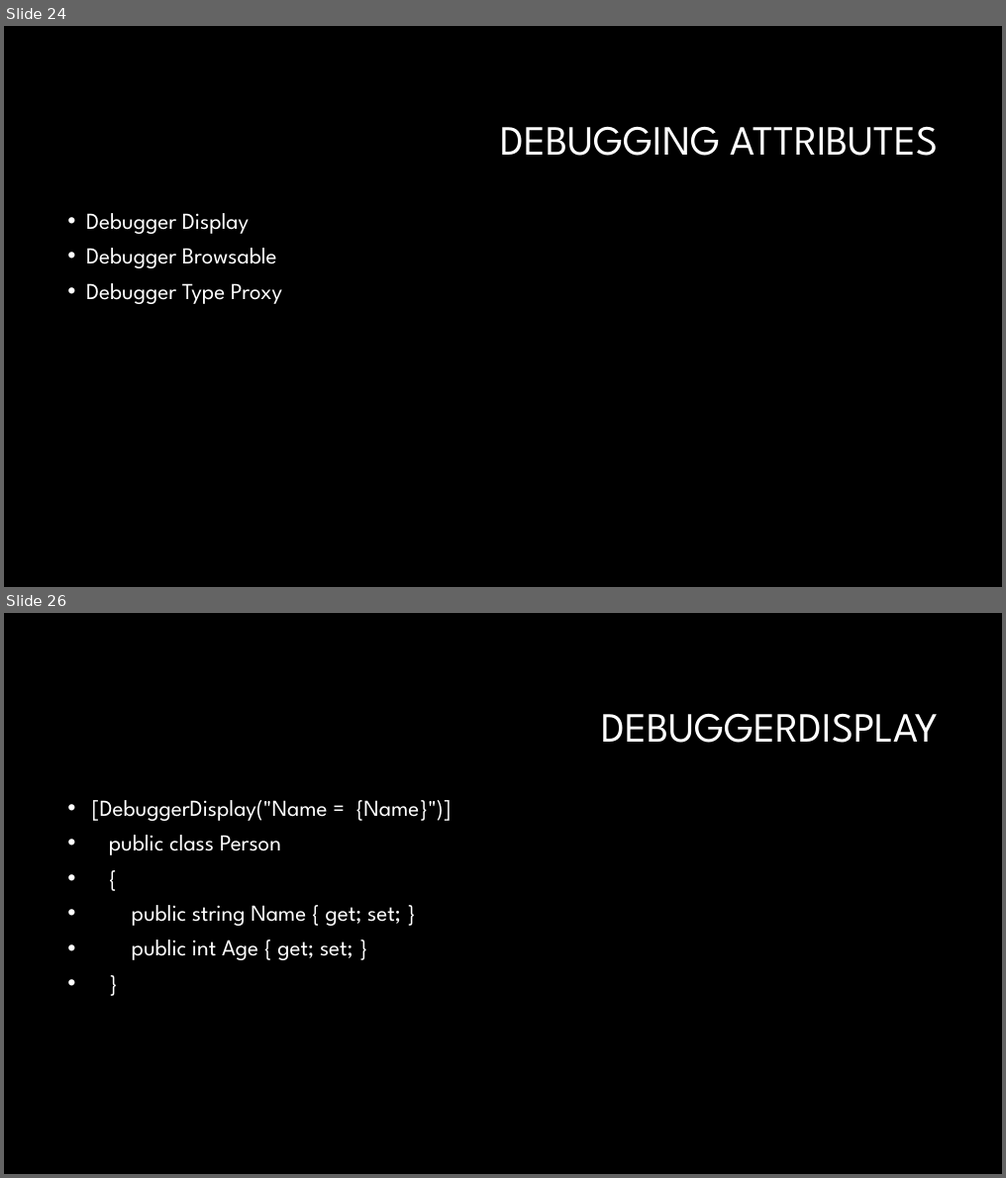
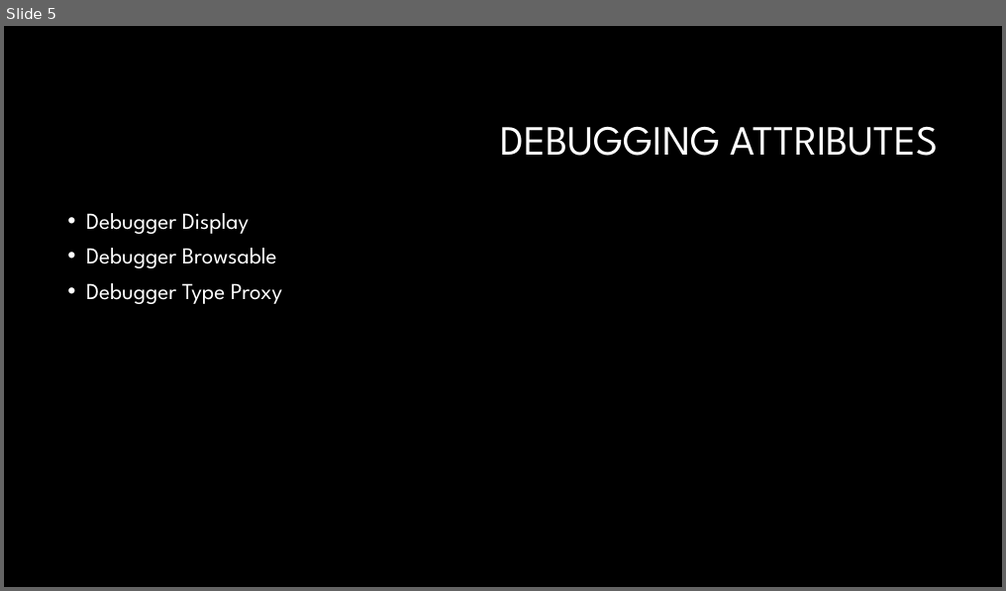
Before and after one commit to GBPhilip/Debugging, a slide deck: Debugging1.pptx. Shown one above the other, each under a label of ours: slides 24 and 26 before the commit, slide 5 after it; the slides between them are not shown. The pictures are 1006x1178 and 1006x591 pixels, drawn with LibreOffice and Linux fonts; fonts in the diff are those of the drawing; background and template pictures are left out. Boxes give left, top, right and bottom in pixels: in the first picture for what was removed or moved away, otherwise in the second. Text is boxed around its words. In the diff, an @@ line names an element or a change of style, - is before the commit and + after.

```diff
--- a/Debugging1.pptx
+++ b/Debugging1.pptx
@@ slide 26 removed at (4,613,1002,1174), background #000000 @@
@@ title removed at (602,713,939,743) @@
-DEBUGGERDISPLAY
@@ text removed at (92,800,450,960) @@
-• [DebuggerDisplay("Name = {Name}")]
-• public class Person
-• {
-• public string Name { get; set; }
-• public int Age { get; set; }
-• }
@@ what was slide 24 is now slide 5 @@
```
Also in this commit, not shown: 10 slides changed, 47 other slides removed, 5 other files.
